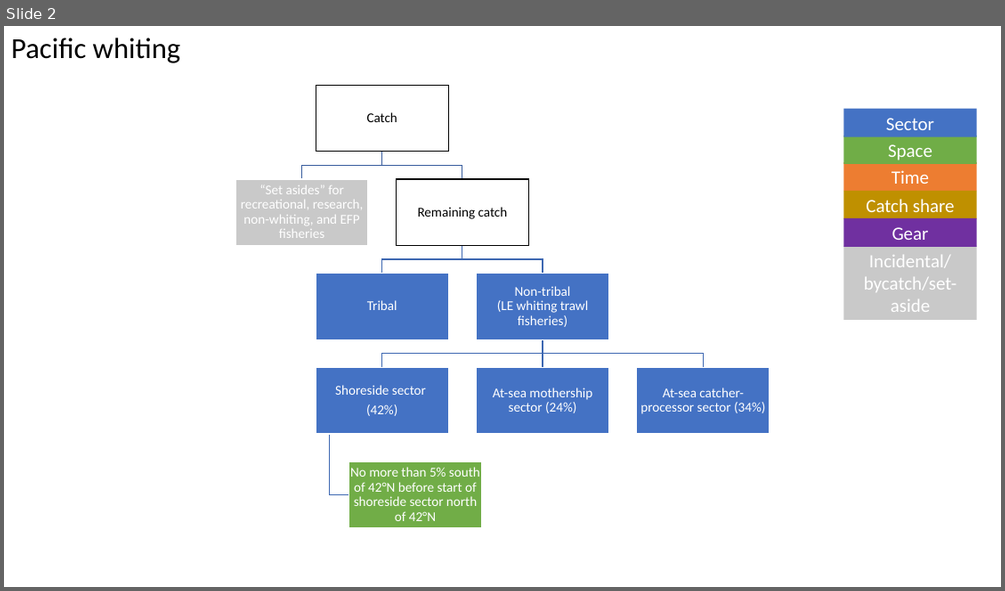
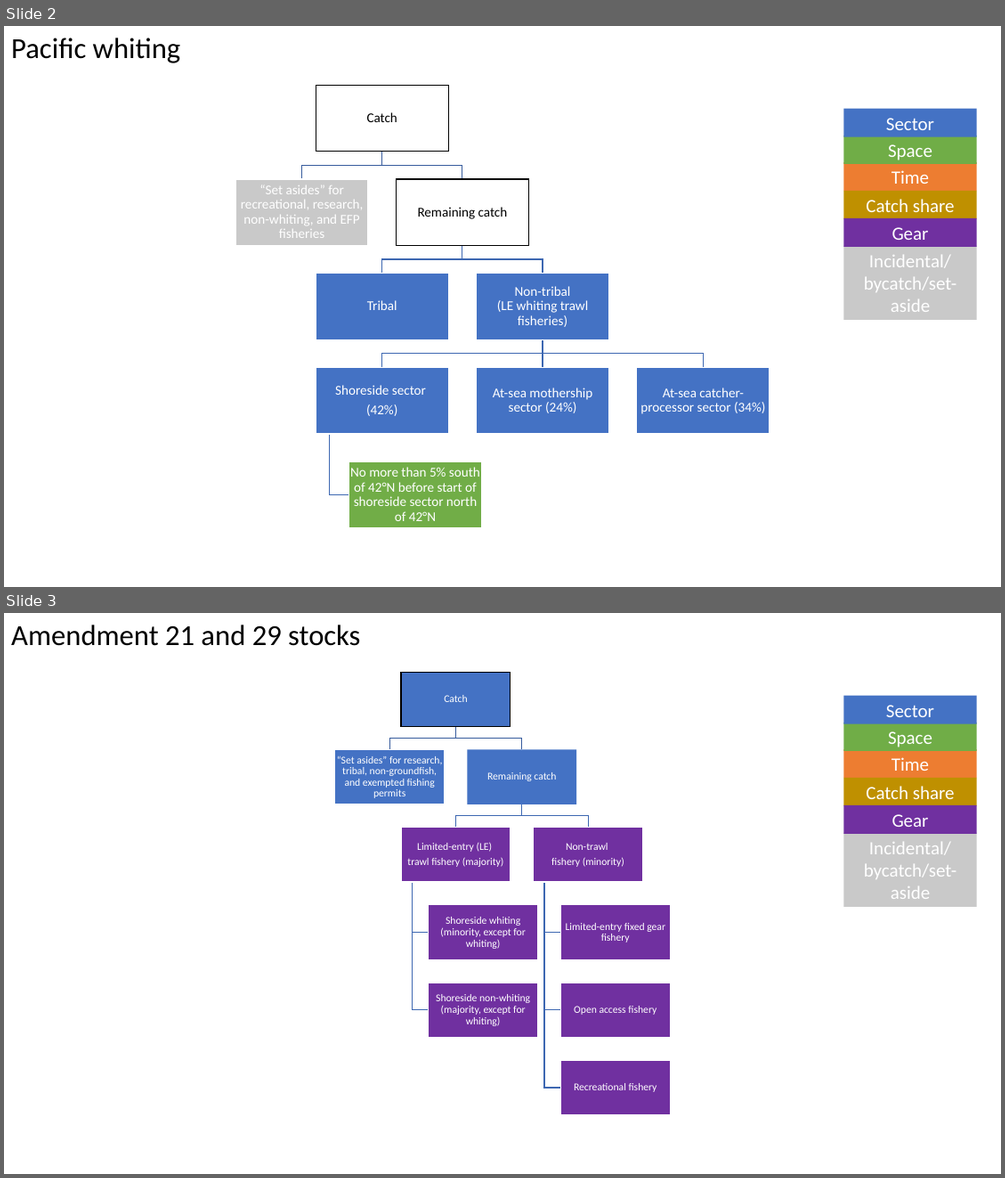
Before and after one commit to zoekitchel/cc_allocation, a slide deck: figures/flow_charts.pptx. Shown one above the other, each under a label of ours: slide 2 before the commit, slides 2 and 3 after it. The pictures are 1005x591 and 1005x1178 pixels, drawn with LibreOffice and Linux fonts; fonts in the diff are those of the drawing. Boxes give left, top, right and bottom in pixels: in the first picture for what was removed or moved away, otherwise in the second. Text is boxed around its words. In the diff, an @@ line names an element or a change of style, - is before the commit and + after.

```diff
--- a/figures/flow_charts.pptx
+++ b/figures/flow_charts.pptx
@@ slide 3 added at (4,613,1001,1174), background #FFFFFF @@
@@ text added at (11,625,360,646), 28 pt, text #000000 @@
+Amendment 21 and 29 stocks
@@ rectangle added at (844,695,977,723), fill #4472C4, 18 pt, text #FFFFFF @@
+Sector
@@ rectangle added at (844,722,977,751), fill #70AD47, 18 pt, text #FFFFFF @@
+Space
@@ rectangle added at (844,749,977,778), fill #ED7D31, 18 pt, text #FFFFFF @@
+Time
@@ rectangle added at (844,778,977,806), fill #BF9000, 18 pt, text #FFFFFF @@
+Catch share
@@ rectangle added at (844,805,977,834), fill #7030A0, 18 pt, text #FFFFFF @@
+Gear
@@ rectangle added at (844,833,977,907), fill #C9C9C9, 18 pt, text #FFFFFF @@
+Incidental/
+bycatch/set-aside
@@ group added at (335,672,671,1115): 10 rectangles, 10 texts, 9 freeform shapes @@
+Catch
+“Set asides” for research, tribal, non-groundfish, and exempted fishing permits
+Remaining catch
+Limited-entry (LE)
+trawl fishery (majority)
+Shoreside whiting (minority, except for whiting)
+Shoreside non-whiting (majority, except for whiting)
+Non-trawl
+fishery (minority)
+Limited-entry fixed gear fishery
+Open access fishery
+Recreational fishery
```
Also in this commit, not shown: 1 slide changed, 6 other files.
